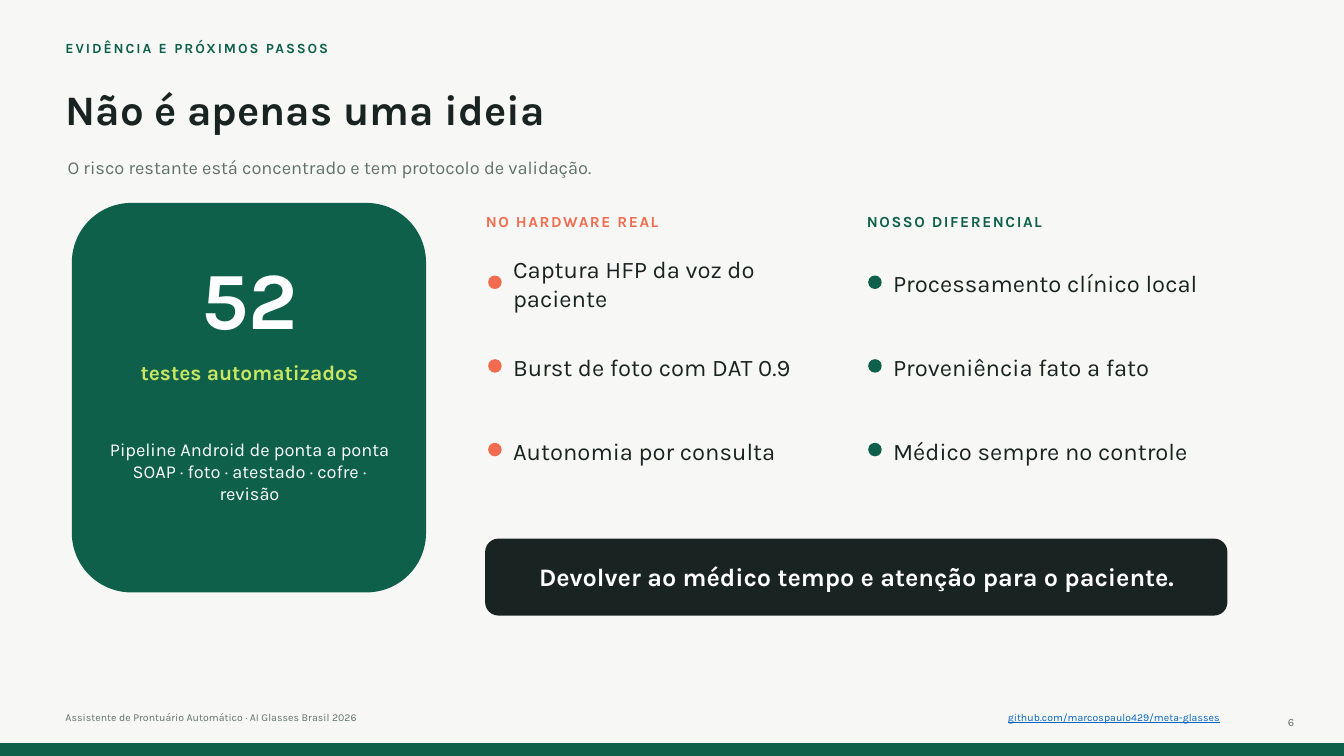
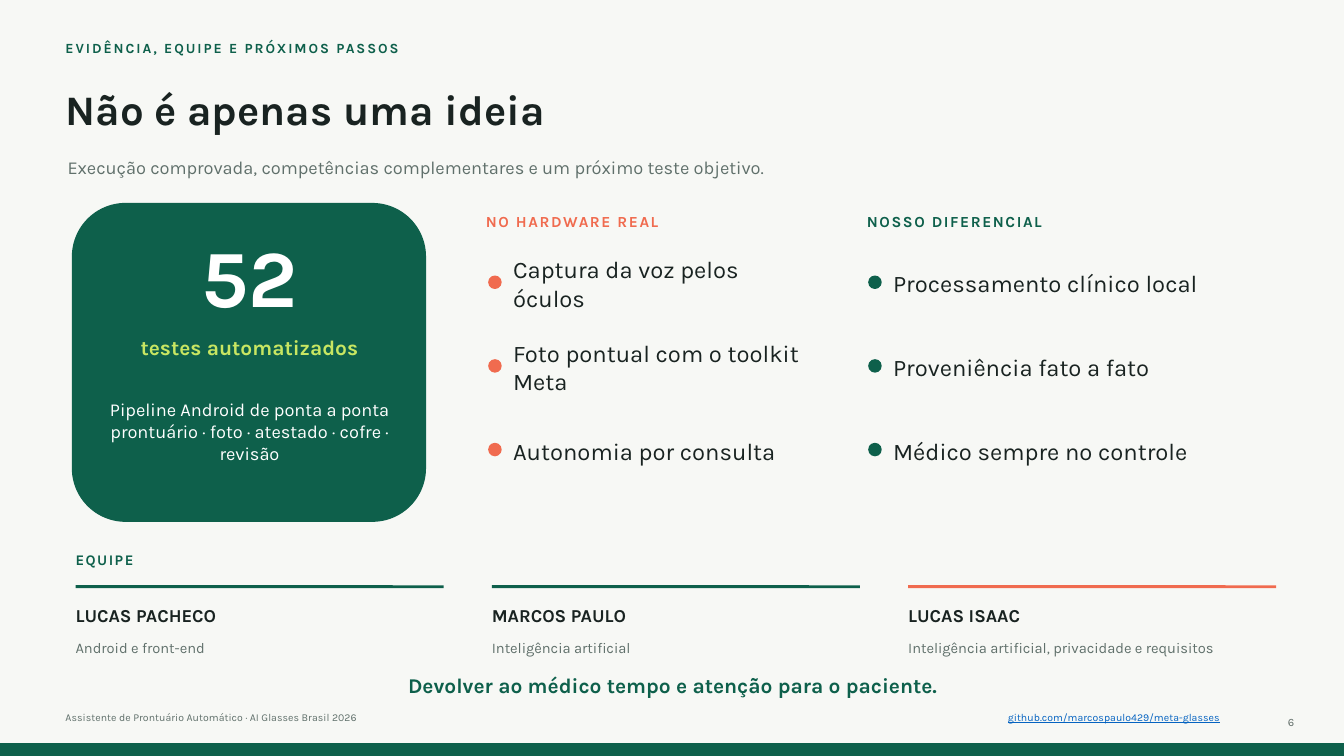
Before and after one commit to marcospaulo429/meta-glasses, a slide deck: slide 6 of docs/entrega/pitch/PITCH_AI_GLASSES_BRASIL.pptx. Drawn at 1344x756 pixels with LibreOffice and Linux fonts; fonts in the diff are those of the drawing. Boxes give left, top, right and bottom in pixels: in the first picture for what was removed or moved away, otherwise in the second. Text is boxed around its words. In the diff, an @@ line names an element or a change of style, - is before the commit and + after.

Commit message:
docs(pitch): align deck with official workshop structure
Add the three-person team to the closing slide, clarify the three-minute narrative, simplify visible technical jargon, and regenerate the PDF, previews, and Canva assets.

```diff
--- a/docs/entrega/pitch/PITCH_AI_GLASSES_BRASIL.pptx
+++ b/docs/entrega/pitch/PITCH_AI_GLASSES_BRASIL.pptx
@@ text at box(68, 160, 764, 179): text changed @@
-O risco restante está concentrado e tem protocolo de validação.
+Execução comprovada, competências complementares e um próximo teste objetivo.
@@ rounded rectangle: place and size @@
-rounded rectangle at box(73, 204, 425, 592)
+rounded rectangle at box(73, 204, 425, 521)
@@ text "52": place and size @@
-text "52" at box(201, 275, 297, 330)
+text "52" at box(201, 253, 297, 308)
@@ text at box(513, 261, 738, 308): text changed @@
-Captura HFP da voz do paciente
+Captura da voz pelos óculos
@@ text "testes automatizados": place and size @@
-text "testes automatizados" at box(141, 365, 358, 381)
+text "testes automatizados" at box(141, 340, 358, 356)
@@ text at box(513, 345, 799, 391): text changed @@
-Burst de foto com DAT 0.9
+Foto pontual com o toolkit Meta
@@ text "Pipeline Android de ponta a ...": place and size @@
-text "Pipeline Android de ponta a ..." at box(110, 443, 389, 501)
+text "Pipeline Android de ponta a ..." at box(110, 403, 389, 461)
@@ text at box(110, 424, 381, 461): text changed @@
-SOAP · foto · atestado · cofre · revisão
+prontuário · foto · atestado · cofre · revisão
@@ rounded rectangle removed at box(486, 539, 1227, 615) @@
@@ text added at box(76, 547, 176, 573), 10.5 pt, text #0E604B, bold @@
+EQUIPE
@@ line added from (76, 587) to (444, 587), #0E604B 2 pt @@
@@ line added from (492, 587) to (860, 587), #0E604B 2 pt @@
@@ line added from (908, 587) to (1276, 587), #F06B4F 2 pt @@
@@ text added at box(76, 610, 216, 623), 13 pt, text #192321, bold @@
+LUCAS PACHECO
@@ text added at box(492, 610, 626, 623), 13 pt, text #192321, bold @@
+MARCOS PAULO
@@ text added at box(908, 610, 1020, 623), 13 pt, text #192321, bold @@
+LUCAS ISAAC
@@ text added at box(76, 643, 205, 653), 10.5 pt, text #60706B @@
+Android e front-end
@@ text added at box(492, 642, 630, 657), 10.5 pt, text #60706B @@
+Inteligência artificial
@@ text added at box(908, 642, 1214, 657), 10.5 pt, text #60706B @@
+Inteligência artificial, privacidade e requisitos
@@ text "Devolver ao médico tempo e ...": place and size @@
-text "Devolver ao médico tempo e ..." at box(539, 566, 1173, 592)
+text "Devolver ao médico tempo e ..." at box(408, 676, 937, 698)
@@ text "Devolver ao médico tempo e ..." at box(408, 676, 937, 698): size 18 to 15 pt, text colour #FFFFFF to #0E604B @@
```
Also in this commit, not shown: 3 other slides changed, 11 other files.
